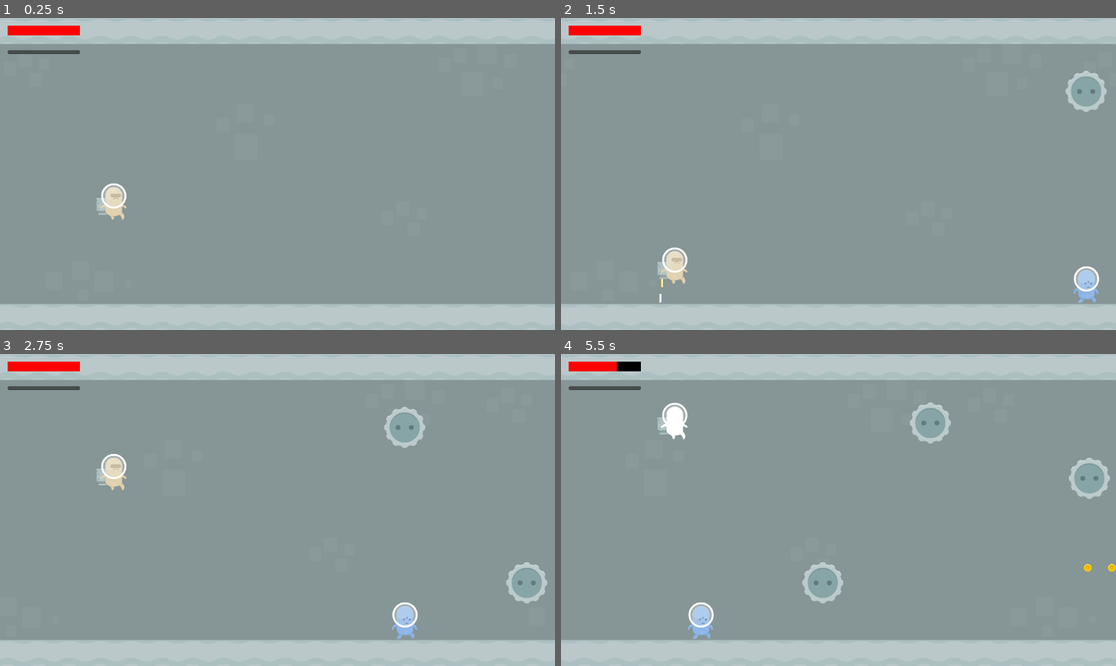
Above: before the commit, frames 1-4 (two rows, left to right).
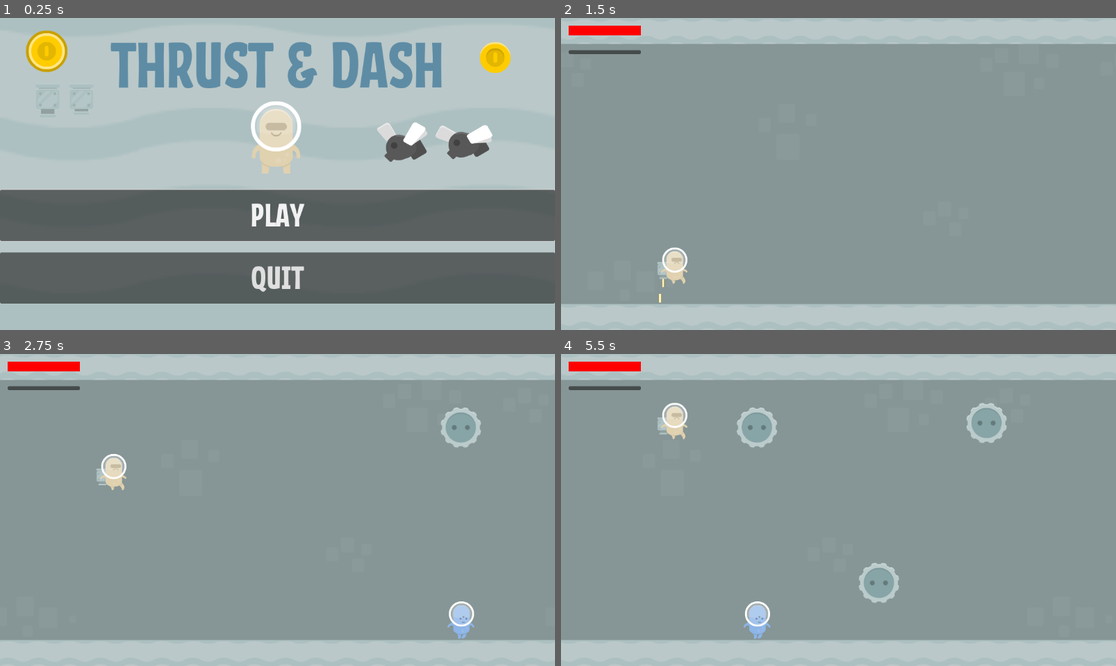
Above: after the commit, the same moments.

Repository: Ats123-ac/Thrust-Dash
Game: Godot game, scene res://scenes/main_menu.tscn
The game is run twice, just before and just after one commit, with the same random seed, the same clock (stepped at 60 frames per second) and the same inputs. Before the commit the project starts from res://scenes/level.tscn.
Inputs (mouse positions are in pixels of both pictures, inside the frame that each line leads up to):
- Up to frame 1 (0.25 s): no input
- Up to frame 2 (1.5 s): click (838, 214) at 0.5 s, where only the run after the commit has a clickable "PLAY"; hold W (hover) from 1.28 s (still down)
- Up to frame 3 (2.75 s): release W (hover) at 2.03 s; tap W (hover) at 2.1 s
- Up to frame 4 (5.5 s): hold W (hover) 2.78-3.53 s; tap W (hover) at 3.6, 5.1 s; hold W (hover) 4.28-5.03 s

The runs differ from the first frame. In frame 1, 84% of the frame differs, in the area x 0-100%, y 2-92%; in frame 2, 0.8%; in frame 3, 1.8%; in frame 4, 3.2%.

Commit message:
made a start menu and attached it to death screen

Diff:
--- a/src/project.godot
+++ b/src/project.godot
@@ -15,7 +15,7 @@
 [application]
 
 config/name="Jetpack-joyride"
-run/main_scene="res://scenes/level.tscn"
+run/main_scene="uid://d3ojrwlnph100"
 config/features=PackedStringArray("4.7", "Forward Plus")
 config/icon="res://icon.svg"
 
--- a/src/scenes/death_screen.tscn
+++ b/src/scenes/death_screen.tscn
@@ -20,6 +20,10 @@
 anchors_preset = 15
 anchor_right = 1.0
 anchor_bottom = 1.0
+offset_left = -2.0
+offset_top = 32.0
+offset_right = -2.0
+offset_bottom = 32.0
 grow_horizontal = 2
 grow_vertical = 2
 theme_override_constants/separation = 20
@@ -35,7 +39,6 @@
 
 [node name="RestartButton" type="Button" parent="VBoxContainer" unique_id=143789550]
 layout_mode = 2
-size_flags_horizontal = 4
 size_flags_vertical = 4
 theme_override_constants/h_separation = 4
 theme_override_fonts/font = ExtResource("3_gwety")
@@ -44,7 +47,7 @@
 
 [node name="Mainbutton" type="Button" parent="VBoxContainer" unique_id=500738602]
 layout_mode = 2
-size_flags_horizontal = 4
+size_flags_vertical = 4
 theme_override_fonts/font = ExtResource("3_gwety")
 theme_override_font_sizes/font_size = 60
 text = "Main Menu
--- /dev/null
+++ b/src/scenes/main_menu.tscn
@@ -0,0 +1,93 @@
+[gd_scene format=3 uid="uid://d3ojrwlnph100"]
+
+[ext_resource type="Texture2D" uid="uid://dtnaavyjydgvg" path="res://assets/chosen/ground.png" id="1_oa1go"]
+[ext_resource type="Script" uid="uid://ddkbe1c4de4gp" path="res://scripts/main_menu.gd" id="1_tbmy8"]
+[ext_resource type="FontFile" uid="uid://g6kqwcmv1li" path="res://assets/chosen/Caacupe_One/CaacupeOne-Regular.ttf" id="2_tbmy8"]
+[ext_resource type="Texture2D" uid="uid://b2jpfjrj1eump" path="res://assets/chosen/laser_backpack_spritesheet.png" id="3_jk1qb"]
+[ext_resource type="Texture2D" uid="uid://obsiok7ldyn5" path="res://assets/chosen/player_front.png" id="4_5dd4i"]
+[ext_resource type="Texture2D" uid="uid://bbyjbii4k8kg1" path="res://assets/chosen/hud_coin.png" id="5_lgwnu"]
+[ext_resource type="Texture2D" uid="uid://c80ooxreybt2d" path="res://assets/chosen/coinGold.png" id="6_flqon"]
+[ext_resource type="Texture2D" uid="uid://bo7i83xgxts73" path="res://assets/chosen/fly_spritesheet.png" id="7_rcqid"]
+
+[node name="MainMenu" type="Control" unique_id=828322294]
+layout_mode = 3
+anchors_preset = 15
+anchor_right = 1.0
+anchor_bottom = 1.0
+grow_horizontal = 2
+grow_vertical = 2
+script = ExtResource("1_tbmy8")
+
+[node name="TextureRect" type="TextureRect" parent="." unique_id=80335918]
+layout_mode = 1
+anchors_preset = 15
+anchor_right = 1.0
+anchor_bottom = 1.0
+grow_horizontal = 2
+grow_vertical = 2
+texture = ExtResource("1_oa1go")
+
+[node name="VBoxContainer" type="VBoxContainer" parent="." unique_id=1675962249]
+layout_mode = 1
+anchors_preset = 5
+anchor_left = 0.5
+anchor_right = 0.5
+offset_left = -345.5
+offset_right = 345.5
+offset_bottom = 507.0
+grow_horizontal = 2
+theme_override_constants/separation = 50
+
+[node name="TitleLabel" type="Label" parent="VBoxContainer" unique_id=1645841597]
+layout_mode = 2
+theme_override_colors/font_color = Color(0.36862746, 0.54901963, 0.64705884, 1)
+theme_override_fonts/font = ExtResource("2_tbmy8")
+theme_override_font_sizes/font_size = 150
+text = "THRUST & DASH"
+horizontal_alignment = 1
+
+[node name="VBoxContainer2" type="VBoxContainer" parent="." unique_id=789406663]
+layout_mode = 1
+anchors_preset = 12
+anchor_top = 1.0
+anchor_right = 1.0
+anchor_bottom = 1.0
+offset_top = -291.0
+offset_bottom = -55.0
+grow_horizontal = 2
+grow_vertical = 0
+theme_override_constants/separation = 24
+
+[node name="StartButton" type="Button" parent="VBoxContainer2" unique_id=2085009639]
+layout_mode = 2
+size_flags_vertical = 4
+theme_override_fonts/font = ExtResource("2_tbmy8")
+theme_override_font_sizes/font_size = 75
+text = "PLAY"
+
+[node name="Quitbutton" type="Button" parent="VBoxContainer2" unique_id=443547111]
+layout_mode = 2
+size_flags_vertical = 8
+theme_override_fonts/font = ExtResource("2_tbmy8")
+theme_override_font_sizes/font_size = 75
+text = "QUIT"
+
+[node name="LaserBackpackSpritesheet" type="Sprite2D" parent="." unique_id=970645065]
+position = Vector2(134, 171)
+texture = ExtResource("3_jk1qb")
+
+[node name="PlayerFront" type="Sprite2D" parent="." unique_id=2104567832]
+position = Vector2(574, 195)
+texture = ExtResource("4_5dd4i")
+
+[node name="HudCoin" type="Sprite2D" parent="." unique_id=1129768326]
+position = Vector2(96, 68)
+texture = ExtResource("5_lgwnu")
+
+[node name="CoinGold" type="Sprite2D" parent="." unique_id=228374678]
+position = Vector2(1028, 82)
+texture = ExtResource("6_flqon")
+
+[node name="FlySpritesheet" type="Sprite2D" parent="." unique_id=1345065622]
+position = Vector2(899, 256)
+texture = ExtResource("7_rcqid")
--- a/src/scripts/death_screen.gd
+++ b/src/scripts/death_screen.gd
@@ -1,24 +1,37 @@
+class_name DeathScreen
 extends CanvasLayer
 
-@onready var restart_button: Button = $VBoxContainer/RestartButton
-@onready var main_button: Button = $VBoxContainer/MainButton
+## Path to your Main Menu scene file
+@export_file("*.tscn") var main_menu_path: String = "res://scenes/main_menu.tscn"
+
+# Use find_child so it locates the buttons regardless of container layout
+@onready var restart_button: Button = find_child("RestartButton", true, false) as Button
+@onready var main_button: Button = find_child("Mainbutton", true, false) as Button
 
 
 func _ready() -> void:
-	# Forces this node to update and accept input even when tree is paused
-	process_mode = Node.PROCESS_MODE_ALWAYS
+	# Process mode MUST be set to Always so UI buttons work while get_tree().paused is true
+	process_mode = PROCESS_MODE_ALWAYS
 
 	if restart_button:
-		restart_button.pressed.connect(_on_restart_pressed)
+		restart_button.pressed.connect(_on_restart_button_pressed)
 	if main_button:
-		main_button.pressed.connect(_on_main_pressed)
+		main_button.pressed.connect(_on_main_button_pressed)
 
 
-func _on_restart_pressed() -> void:
+func show_death_screen() -> void:
+	visible = true
+	get_tree().paused = true
+	if restart_button:
+		restart_button.grab_focus()
+
+
+func _on_restart_button_pressed() -> void:
 	get_tree().paused = false
 	get_tree().reload_current_scene()
 
 
-func _on_main_pressed() -> void:
+func _on_main_button_pressed() -> void:
 	get_tree().paused = false
-	get_tree().change_scene_to_file("res://scenes/MainMenu.tscn")
+	if ResourceLoader.exists(main_menu_path):
+		get_tree().change_scene_to_file(main_menu_path)
--- /dev/null
+++ b/src/scripts/main_menu.gd
@@ -0,0 +1,37 @@
+class_name MainMenu
+extends Control
+
+## Path to your main game level scene
+@export_file("*.tscn") var start_level_path: String = "res://scenes/level.tscn"
+
+## Opacity for the top background layer (0.0 = completely clear, 1.0 = fully solid)
+@export_range(0.0, 1.0) var top_bg_opacity: float = 0.5
+
+@onready var background_top: TextureRect = $BackgroundTop
+@onready var start_button: Button = $VBoxContainer2/StartButton
+@onready var quit_button: Button = $VBoxContainer2/Quitbutton
+
+
+func _ready() -> void:
+	# Ensure time scale is active when loading into the menu from a paused death screen
+	get_tree().paused = false
+
+	# Apply transparency to the upper background layer
+	if background_top:
+		background_top.self_modulate.a = top_bg_opacity
+
+	# Connect UI button signals
+	start_button.pressed.connect(_on_start_button_pressed)
+	quit_button.pressed.connect(_on_quit_button_pressed)
+
+	# Focus the play button automatically for keyboard/controller navigation
+	start_button.grab_focus()
+
+
+func _on_start_button_pressed() -> void:
+	if ResourceLoader.exists(start_level_path):
+		get_tree().change_scene_to_file(start_level_path)
+
+
+func _on_quit_button_pressed() -> void:
+	get_tree().quit()
Binary file added: src/scenes/player_icon.png
Not shown, added: src/scenes/player_icon.png.import
Not shown, added: src/scripts/main_menu.gd.uid
